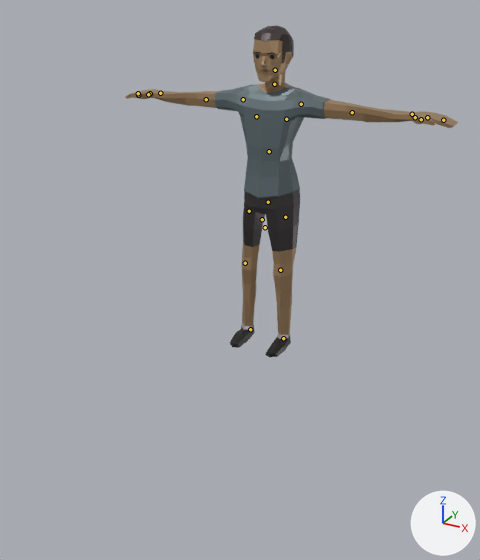
An edit to the glTF model src/assets/models/man.glb, drawn before and after from the same camera.
Camera for both pictures: a 50 mm lens placed at (4.19, -5.97, -88.18), pointed at (0.51, 0.73, -91.53). The lights are fixed; the arrows at lower right show +X, +Y and +Z. The older version comes first. The bones that change, and the others that lie on the model, are drawn over the model as lines.

Names of what the first picture shows: 'BaseHuman'.
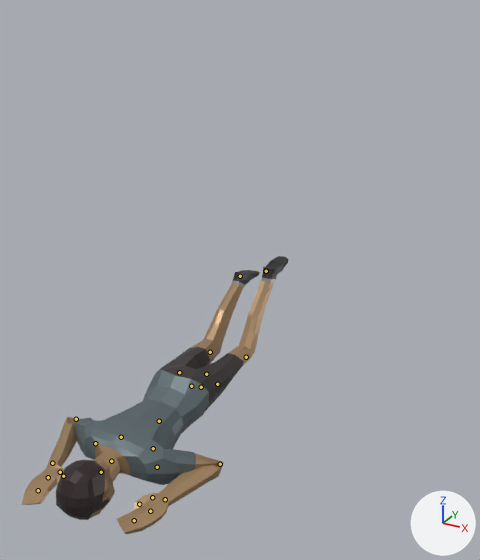
The newer file adds an action. The first version stands in its rest pose; the second is drawn at frame 36 of the action 'Death'.

Location of each change, [x1, y1, x2, y2] in pixels of the pictures (480 x 560 px):
'BaseHuman', posed (20% narrower, 16% shorter)
    before: [126, 25, 458, 357]
    after: [22, 256, 289, 534]
bone 'Foot.L', root to tip
    before: (283, 338) to (283, 339)
    after: (266, 271) to (266, 270)
bone 'Body', root to tip
    before: (262, 219) to (262, 218)
    after: (201, 387) to (200, 388)
bone 'Neck', root to tip
    before: (274, 84) to (274, 83)
    after: (111, 461) to (111, 461)
bone 'Head', root to tip
    before: (275, 70) to (275, 69)
    after: (101, 472) to (100, 472)
bone 'UpperArm.L', root to tip
    before: (301, 104) to (301, 104)
    after: (157, 467) to (157, 467)
bone 'LowerArm.L', root to tip
    before: (352, 112) to (352, 112)
    after: (220, 464) to (219, 464)
bone 'MiddleHand.L', root to tip
    before: (427, 117) to (428, 117)
    after: (150, 511) to (150, 511)
bone 'Fingers.L', root to tip
    before: (443, 120) to (444, 120)
    after: (134, 520) to (133, 520)
bone 'Thumb1.L', root to tip
    before: (415, 117) to (415, 117)
    after: (152, 497) to (151, 497)
bone 'Thumb2.L', root to tip
    before: (421, 119) to (421, 119)
    after: (139, 504) to (139, 504)
bone 'UpperArm.R', root to tip
    before: (243, 99) to (242, 99)
    after: (95, 443) to (95, 443)
bone 'LowerArm.R', root to tip
    before: (206, 99) to (205, 99)
    after: (76, 419) to (76, 419)
bone 'MiddleHand.R', root to tip
    before: (150, 93) to (149, 93)
    after: (48, 477) to (48, 478)
bone 'Thumb2.R', root to tip
    before: (138, 95) to (138, 95)
    after: (63, 476) to (63, 477)
bone 'UpperLeg.L', root to tip
    before: (285, 217) to (285, 217)
    after: (217, 384) to (217, 383)
bone 'LowerLeg.L', root to tip
    before: (280, 270) to (280, 270)
    after: (246, 357) to (246, 356)
bone 'UpperLeg.R', root to tip
    before: (249, 211) to (249, 211)
    after: (179, 372) to (180, 372)
bone 'LowerLeg.R', root to tip
    before: (245, 263) to (245, 263)
    after: (210, 352) to (210, 351)
bone 'Foot.R', root to tip
    before: (250, 329) to (250, 330)
    after: (240, 276) to (240, 276)

The edits, one by one:
Bone 'Foot.L' (bone_foot_l) moves from (0.0, 0.0, 0.0) to (0.0, 0.00651, 0.01478).
Bone 'Foot.L' (bone_foot_l) turns from (0, 0, 0) to (-178, 0, 0) degrees about its own x, y and z.
Bone 'Body' (bone_body) moves from (0.0, 0.0, 0.0) to (0.0, -0.01935, 0.01818).
Bone 'Body' (bone_body) turns from (0, 0, 0) to (97, 0, 0) degrees about its own x, y and z.
Bone 'Neck' (bone_neck) turns from (0, 0, 0) to (-2, 0, 0) degrees about its own x, y and z.
Bone 'Head' (bone_head) turns from (0, 0, 0) to (-15, 0, 0) degrees about its own x, y and z.
Bone 'UpperArm.L' (bone_upperarm_l) turns from (0, 0, 0) to (-34, 5, -15) degrees about its own x, y and z.
Bone 'LowerArm.L' (bone_lowerarm_l) turns from (0, 0, 0) to (101, 48, -74) degrees about its own x, y and z.
Bone 'MiddleHand.L' (bone_middlehand_l) turns from (0, 0, 0) to (7, 0, -4) degrees about its own x, y and z.
Bone 'Fingers.L' (bone_fingers_l) turns from (0, 0, 0) to (15, 5, -9) degrees about its own x, y and z.
Bone 'Thumb1.L' (bone_thumb1_l) turns from (0, 0, 0) to (-7, -16, -29) degrees about its own x, y and z.
Bone 'Thumb2.L' (bone_thumb2_l) turns from (0, 0, 0) to (9, -6, 18) degrees about its own x, y and z.
Bone 'UpperArm.R' (bone_upperarm_r) turns from (0, 0, 0) to (-24, 9, 8) degrees about its own x, y and z.
Bone 'LowerArm.R' (bone_lowerarm_r) turns from (0, 0, 0) to (57, -29, 127) degrees about its own x, y and z.
Bone 'MiddleHand.R' (bone_middlehand_r) turns from (0, 0, 0) to (14, -18, -8) degrees about its own x, y and z.
Bone 'Thumb2.R' (bone_thumb2_r) turns from (0, 0, 0) to (-28, 4, 8) degrees about its own x, y and z.
Bone 'UpperLeg.L' (bone_upperleg_l) turns from (0, 0, 0) to (1, 0, 0) degrees about its own x, y and z.
Bone 'LowerLeg.L' (bone_lowerleg_l) turns from (0, 0, 0) to (46, 0, 0) degrees about its own x, y and z.
Bone 'UpperLeg.R' (bone_upperleg_r) turns from (0, 0, 0) to (-5, 0, 0) degrees about its own x, y and z.
Bone 'LowerLeg.R' (bone_lowerleg_r) turns from (0, 0, 0) to (33, 0, 0) degrees about its own x, y and z.
Bone 'Foot.R' (bone_foot_r) moves from (0.0, 0.0, 0.0) to (0.0, 0.00329, 0.01129).
Bone 'Foot.R' (bone_foot_r) turns from (0, 0, 0) to (-163, 0, 0) degrees about its own x, y and z.
